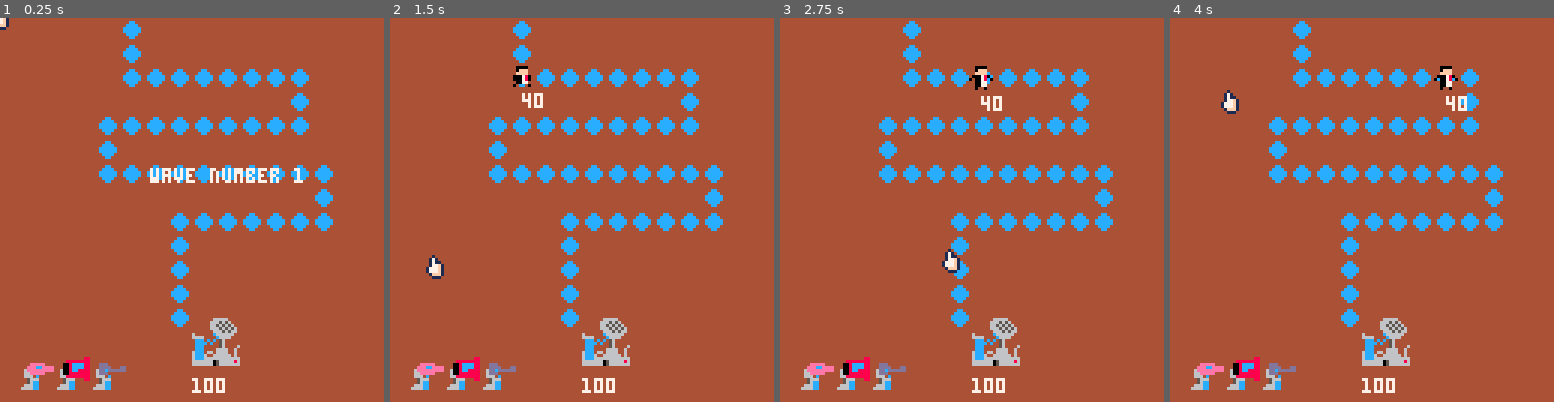
Above: before the commit, frames 1-4 (left to right).
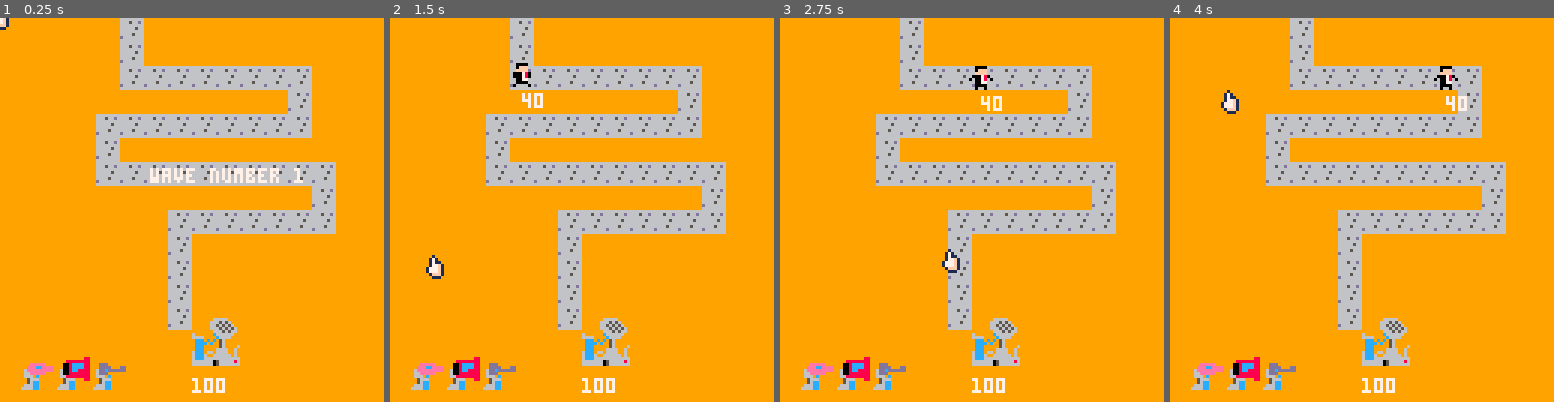
Above: after the commit, the same moments.

Repository: CaterpillarGames/gamejam
Game: PICO-8 cartridge game.p8
Same seed, same stepped clock (60 frames per second), same inputs: the game is played once before the commit and once after it.
Inputs (mouse positions are in pixels of both pictures, inside the frame that each line leads up to):
- Up to frame 1 (0.25 s): no input
- Up to frame 2 (1.5 s): tap X (X key) at 0.33, 1.07 s; click (670, 121) at 0.67 s; tap O (Z key) at 0.7 s; click (436, 267) at 1.22 s
- Up to frame 3 (2.75 s): hold Right 1.6-2.1 s; tap O (Z key) at 1.7, 2.1, 2.5 s; click (887, 114) at 1.77 s; tap X (X key) at 1.85 s; hold Up 2.15-2.42 s; click (952, 259) at 2.32 s; hold Right from 2.47 s (still down)
- Up to frame 4 (4 s): click (1404, 106) at 2.87 s; tap O (Z key) at 2.9, 3.3, 3.7 s; tap X (X key) at 2.97 s; release Right at 3.03 s; hold Left 3.08-3.58 s; click (1465, 256) at 3.42 s; hold Down 3.63-3.97 s; click (1231, 102) at 3.97 s

The runs differ from the first frame. In frame 1, 97% of the frame differs, in the area x 0-100%, y 0-100%; in frame 2, 97%; in frame 3, 97%; in frame 4, 97%.

Commit message:
sprite work

Diff:
--- a/game.p8
+++ b/game.p8
@@ -716,7 +716,7 @@
 end
 
 function _draw()
-	cls(4)
+	cls(9)
 	if gs.isGameOver then
 		if gs.gameOverState == gameOverWin then
 			drawGameOverWin()
@@ -756,22 +756,22 @@
 
 
 __gfx__
-00056000aaaeeaaa88888888aaaddaaaaa0000aaaaaaaaaaaa00c0aaaaaaaaaa0000000000000000aaaaaaa66666aaaa00000000000000000000000000000000
-00666c00aaaeeaaaa888888aaaadaaaaaa0fffaaaa0000aaaacfffaaaa00c0aa00000000000cc000aaaaaa6665656aaa00000000000000000000000000000000
-00666c00aaaeeaaaa888cc8aaaadaaaaaaffffaaaa0fffaaaaffffaaaacfffaa0000c00000cccc00aaaaaa66565656aa00000000000000000000000000000000
-006660c0aaeeeeaaa888cc8aaaadaaaaa000780aaaffffaaa000780aaaffffaa000cc0000cccccc0aaaaaa666565656a00000000000000000000000000000000
-00056660aaeeceaaa88ccc8aaaadaaaa0a0078a0a000780a0ac078a0a000780a000cc0000cccccc0aaaaaaa66656566a00000000000000000000000000000000
-00056cc0aaeeceaaa88ccc8aaaaddaaaaa0077aaa000780aaa0077aaa0c0780a000cc00000cccc006aaaaaac666666aa00000000000000000000000000000000
-00666cc0aaeeeeaaa888888aaadcddaaaa0077aaaa0077aaaac077aaaa0077aa00000000000cc0006666aaaac6666aaa00000000000000000000000000000000
-06666cc0aaaeeaaaaa0000aaaaddddaaaa0aa0aaa0aaaa0aaa0aa0aaa0aaaa0a0000000000000000acccacaca56aaaaa00000000000000000000000000000000
-00010000000000000000000000000000000000000000000000000000000000000000000000000000accccacaa56aaaaa00000000000000000000000000000000
-00171000001110000000000000000000000000000000000000000000000000000000000000000000acccaaaaa56aaaa600000000000000000000000000000000
-00171100017771000000000000000000000000000000000000000000000000000000000000000000acccaaaa6666aa6a00000000000000000000000000000000
-00177f1001177f1000000000000000000000000000000000000000000000000000000000000000006ccca66a6666aa6a00000000000000000000000000000000
-01777f1017177f1000000000000000000000000000000000000000000000000000000000000000006ccc6aa666666a6a00000000000000000000000000000000
-01777f1017777f1000000000000000000000000000000000000000000000000000000000000000006ccc66666666666600000000000000000000000000000000
-001fff1001ffff100000000000000000000000000000000000000000000000000000000000000000666666605666668600000000000000000000000000000000
-00011100001111000000000000000000000000000000000000000000000000000000000000000000666666605666666600000000000000000000000000000000
+00056000aaaeeaaa88888888aaaddaaaaa0000aaaa0000aaaa0000aaaa0000aa0000000000000000aaaaaaa66666aaaa00000000000000000000000000000000
+00666c00aaaeeaaaa888888aaaadaaaaaa0fffaaaa0fffaaaa0fffaaaa0fffaa00000000000cc000aaaaaa6665656aaa00000000000000000000000000000000
+00666c00aaaeeaaaa888cc8aaaadaaaaaaffffaaaaffffaaaaffffaaaaffffaa0000c00000cccc00aaaaaa66565656aa00000000000000000000000000000000
+006660c0aaeeeeaaa888cc8aaaadaaaaa000780aa000780aa007700aa007700a000cc0000cccccc0aaaaaa666565656a00000000000000000000000000000000
+00056660aaeeceaaa88ccc8aaaadaaaa0a0078a0a000780a0a0770a0a007700a000cc0000cccccc0aaaaaaa66656566a00000000000000000000000000000000
+00056cc0aaeeceaaa88ccc8aaaaddaaaaa0077aaaa0077aaaa0000aaaa0000aa000cc00000cccc006aaaaaac666666aa00000000000000000000000000000000
+00666cc0aaeeeeaaa888888aaadcddaaaa0000aaaa0000aaaa0000aaaa0000aa00000000000cc0006666aaaac6666aaa00000000000000000000000000000000
+06666cc0aaaeeaaaaa0000aaaaddddaaaa0aa0aaa0aaaa0aaa0000aaaa0000aa0000000000000000acccacaca56aaaaa00000000000000000000000000000000
+00010000000000000000000000000000aa0000aaaaaaaaaa00000000000000000000000066666666accccacaa56aaaaa00000000000000000000000000000000
+00171000001110000000000000000000aa0fffaaaa0000aa000000000000000000000000666566d6acccaaaaa56aaaa600000000000000000000000000000000
+00171100017771000000000000000000aaffffaaaa0fffaa00000000000000000000000066666666acccaaaa6666aa6a00000000000000000000000000000000
+00177f1001177f100000000000000000a007700aaaffffaa000000000000000000000000666665666ccca66a6666aa6a00000000000000000000000000000000
+01777f1017177f1000000000000000000a0770a0a007700a000000000000000000000000666666666ccc6aa666666a6a00000000000000000000000000000000
+01777f1017777f100000000000000000aa0000aaa007700a000000000000000000000000666656666ccc66666666666600000000000000000000000000000000
+001fff1001ffff100000000000000000aa0000aaaa0000aa000000000000000000000000d6666666666666605666668600000000000000000000000000000000
+00011100001111000000000000000000aa0000aaa000000a00000000000000000000000066666666666666605666666600000000000000000000000000000000
 00000000000000000000000000000000000000000000000000000000000000000000000000000000000000000000000000000000000000000000000000000000
 00000000000000000000000000000000000000000000000000000000000000000000000000000000000000000000000000000000000000000000000000000000
 00000000000000000000000000000000000000000000000000000000000000000000000000000000000000000000000000000000000000000000000000000000
@@ -816,19 +816,19 @@
 00000000000000000000000000000000000000000000000000000000000000000000000000000000000000000000000000000000000000000000000000000000
 000000a0000000000000000000000000000000000000000000000000000000000000000000000000000000000000000000000000000000000000000000000000
 __gff__
-0000000000000000000100000000000000000000000000000000000000000000000000000000000000000000000000000000000000000000000000000000000000000000000000000000000000000000000000000000000000000000000000000000000000000000000000000000000000000000000000000000000000000000
+0000000000000000000100000000000000000000000000000001000000000000000000000000000000000000000000000000000000000000000000000000000000000000000000000000000000000000000000000000000000000000000000000000000000000000000000000000000000000000000000000000000000000000
 0000000000000000000000000000000000000000000000000000000000000000000000000000000000000000000000000000000000000000000000000000000000000000000000000000000000000000000000000000000000000000000000000000000000000000000000000000000000000000000000000000000000000000
 __map__
-0001020300090000000000000000000000000000000000000000000000000000000000000000000000000000000000000000000000000000000000000000000000000000000000000000000000000000000000000000000000000000000000000000000000000000000000000000000000000000000000000000000000000000
-0000000000090000000000000000000000000000000000000000000000000000000000000000000000000000000000000000000000000000000000000000000000000000000000000000000000000000000000000000000000000000000000000000000000000000000000000000000000000000000000000000000000000000
-0000000000090909090909090900000000000000000000000000000000000000000000000000000000000000000000000000000000000000000000000000000000000000000000000000000000000000000000000000000000000000000000000000000000000000000000000000000000000000000000000000000000000000
-0000000000000000000000000900000000000000000000000000000000000000000000000000000000000000000000000000000000000000000000000000000000000000000000000000000000000000000000000000000000000000000000000000000000000000000000000000000000000000000000000000000000000000
-0000000009090909090909090900000000000000000000000000000000000000000000000000000000000000000000000000000000000000000000000000000000000000000000000000000000000000000000000000000000000000000000000000000000000000000000000000000000000000000000000000000000000000
-0000000009000000000000000000000000000000000000000000000000000000000000000000000000000000000000000000000000000000000000000000000000000000000000000000000000000000000000000000000000000000000000000000000000000000000000000000000000000000000000000000000000000000
-0000000009090909090909090909000000000000000000000000000000000000000000000000000000000000000000000000000000000000000000000000000000000000000000000000000000000000000000000000000000000000000000000000000000000000000000000000000000000000000000000000000000000000
-0000000000000000000000000009000000000000000000000000000000000000000000000000000000000000000000000000000000000000000000000000000000000000000000000000000000000000000000000000000000000000000000000000000000000000000000000000000000000000000000000000000000000000
-0000000000000009090909090909000000000000000000000000000000000000000000000000000000000000000000000000000000000000000000000000000000000000000000000000000000000000000000000000000000000000000000000000000000000000000000000000000000000000000000000000000000000000
-0000000000000009000000000000000000000000000000000000000000000000000000000000000000000000000000000000000000000000000000000000000000000000000000000000000000000000000000000000000000000000000000000000000000000000000000000000000000000000000000000000000000000000
-0000000000000009000000000000000000000000000000000000000000000000000000000000000000000000000000000000000000000000000000000000000000000000000000000000000000000000000000000000000000000000000000000000000000000000000000000000000000000000000000000000000000000000
-0000000000000009000000000000000000000000000000000000000000000000000000000000000000000000000000000000000000000000000000000000000000000000000000000000000000000000000000000000000000000000000000000000000000000000000000000000000000000000000000000000000000000000
-0000000000000009000000000000000000000000000000000000000000000000000000000000000000000000000000000000000000000000000000000000000000000000000000000000000000000000000000000000000000000000000000000000000000000000000000000000000000000000000000000000000000000000
+0001020300190000000000000000000000000000000000000000000000000000000000000000000000000000000000000000000000000000000000000000000000000000000000000000000000000000000000000000000000000000000000000000000000000000000000000000000000000000000000000000000000000000
+0000000000190000000000000000000000000000000000000000000000000000000000000000000000000000000000000000000000000000000000000000000000000000000000000000000000000000000000000000000000000000000000000000000000000000000000000000000000000000000000000000000000000000
+0000000000191919191919191900000000000000000000000000000000000000000000000000000000000000000000000000000000000000000000000000000000000000000000000000000000000000000000000000000000000000000000000000000000000000000000000000000000000000000000000000000000000000
+0000000000000000000000001900000000000000000000000000000000000000000000000000000000000000000000000000000000000000000000000000000000000000000000000000000000000000000000000000000000000000000000000000000000000000000000000000000000000000000000000000000000000000
+0000000019191919191919191900000000000000000000000000000000000000000000000000000000000000000000000000000000000000000000000000000000000000000000000000000000000000000000000000000000000000000000000000000000000000000000000000000000000000000000000000000000000000
+0000000019000000000000000000000000000000000000000000000000000000000000000000000000000000000000000000000000000000000000000000000000000000000000000000000000000000000000000000000000000000000000000000000000000000000000000000000000000000000000000000000000000000
+0000000019191919191919191919000000000000000000000000000000000000000000000000000000000000000000000000000000000000000000000000000000000000000000000000000000000000000000000000000000000000000000000000000000000000000000000000000000000000000000000000000000000000
+0000000000000000000000000019000000000000000000000000000000000000000000000000000000000000000000000000000000000000000000000000000000000000000000000000000000000000000000000000000000000000000000000000000000000000000000000000000000000000000000000000000000000000
+0000000000000019191919191919000000000000000000000000000000000000000000000000000000000000000000000000000000000000000000000000000000000000000000000000000000000000000000000000000000000000000000000000000000000000000000000000000000000000000000000000000000000000
+0000000000000019000000000000000000000000000000000000000000000000000000000000000000000000000000000000000000000000000000000000000000000000000000000000000000000000000000000000000000000000000000000000000000000000000000000000000000000000000000000000000000000000
+0000000000000019000000000000000000000000000000000000000000000000000000000000000000000000000000000000000000000000000000000000000000000000000000000000000000000000000000000000000000000000000000000000000000000000000000000000000000000000000000000000000000000000
+0000000000000019000000000000000000000000000000000000000000000000000000000000000000000000000000000000000000000000000000000000000000000000000000000000000000000000000000000000000000000000000000000000000000000000000000000000000000000000000000000000000000000000
+0000000000000019000000000000000000000000000000000000000000000000000000000000000000000000000000000000000000000000000000000000000000000000000000000000000000000000000000000000000000000000000000000000000000000000000000000000000000000000000000000000000000000000
